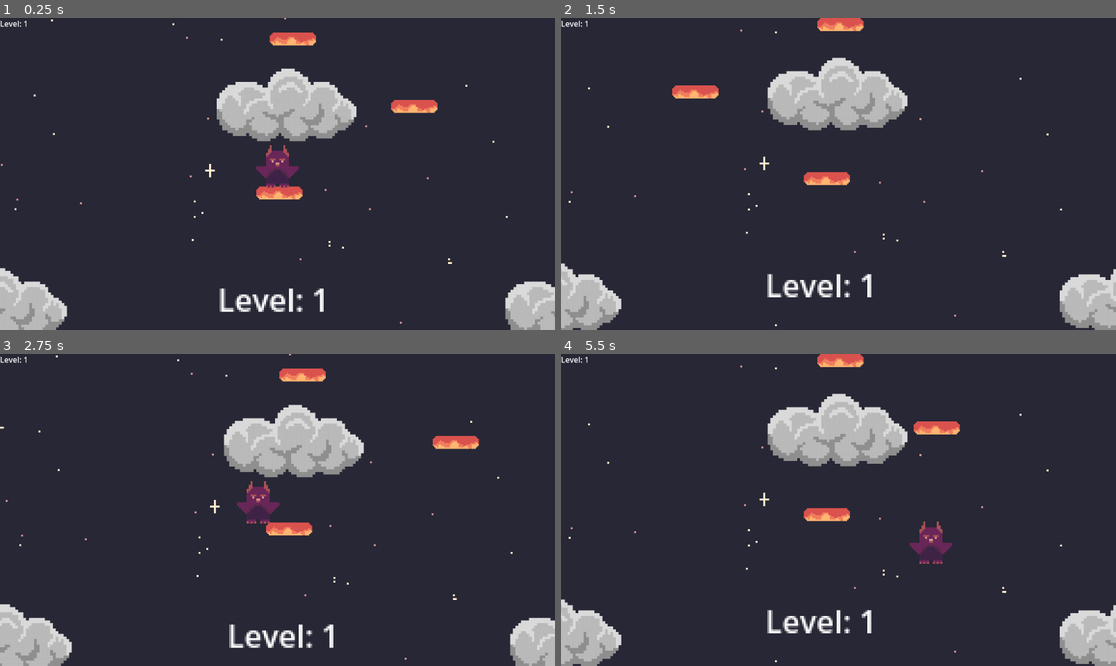
Above: before the commit, frames 1-4 (two rows, left to right).
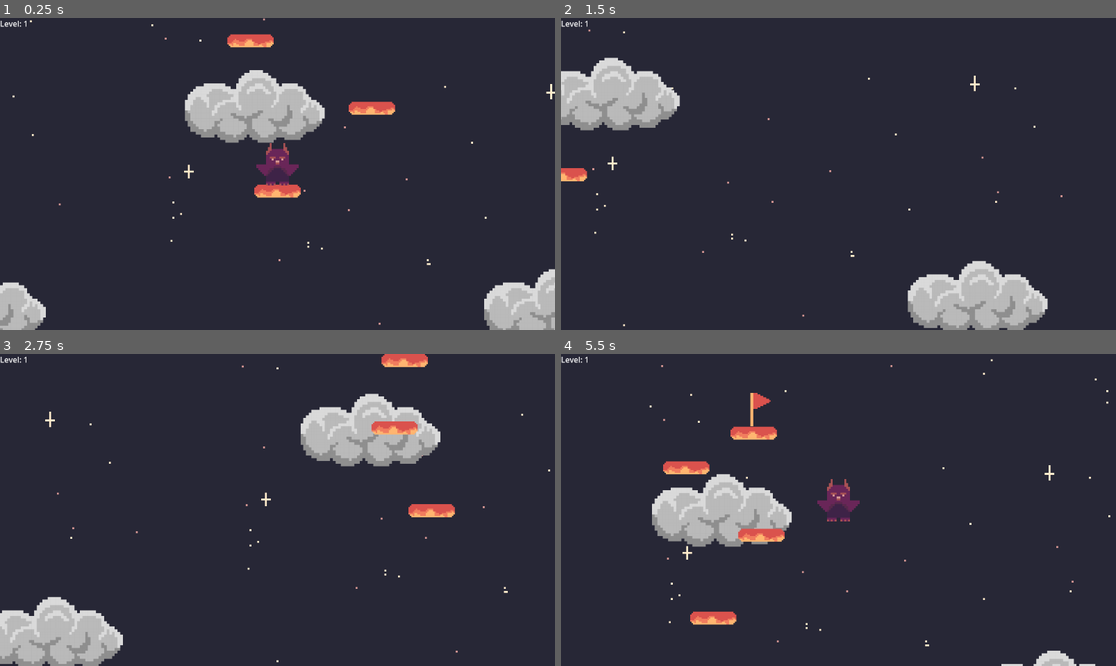
Above: after the commit, the same moments.

Repository: a-dughi/Custom-Office-Templates
Game: Godot game, scene res://Scenes/game.tscn
Same seed, same stepped clock (60 frames per second), same inputs: the game is played once before the commit and once after it.
Inputs:
- Up to frame 1 (0.25 s): no input
- Up to frame 2 (1.5 s): tap Enter (ui_accept) at 0.5, 0.6 s; hold Right (right, bound only before the commit) from 0.53 s (still down); tap Up (jump, bound only before the commit) at 0.77, 0.8, 1.07, 1.35 s
- Up to frame 3 (2.75 s): tap Up (jump, bound only before the commit) at 1.52, 1.82, 2.3 s; tap Enter (ui_accept) at 1.55, 2.1 s; release Right (right, bound only before the commit) at 2.03 s; hold Left (left, bound only before the commit) from 2.03 s (still down)
- Up to frame 4 (5.5 s): release Left (left, bound only before the commit) at 2.78 s; hold Right (right, bound only before the commit) 2.78-4.28 s; tap Enter (ui_accept) at 2.85, 4.35, 5.1 s; tap Up (jump, bound only before the commit) at 3.02, 3.32, 3.6, 3.77, 4.07, 4.52, 4.82, 5.3 s; hold Left (left, bound only before the commit) 4.28-5.03 s; hold Right (right, bound only before the commit) from 5.03 s (still down)

The runs differ from the first frame. In frame 1, 8.6% of the frame differs, in the area x 0-100%, y 0-100%; in frame 2, 18%; in frame 3, 13%; in frame 4, 16%.

Commit message:
Revert "levels by elevation"
This reverts commit 184289e5e1979bac08e3f3653393a790c0620f8e.

Diff:
--- a/Scenes/character_body_2d.tscn
+++ b/Scenes/character_body_2d.tscn
@@ -6,7 +6,7 @@
 [sub_resource type="RectangleShape2D" id="RectangleShape2D_gfmi6"]
 size = Vector2(11, 11)
 
-[node name="character" type="CharacterBody2D" groups=["player"]]
+[node name="character" type="CharacterBody2D"]
 z_index = 5
 script = ExtResource("1_yc67e")
 
--- /dev/null
+++ b/Scenes/game.gd
@@ -0,0 +1,62 @@
+extends Node2D
+
+var block = preload("res://Scenes/animatable_body_2d.tscn")
+#var movingBlock = preload("res://Scenes/movingBlock.tscn")
+var xPos = []
+var yPos = []
+var numLevels = 1
+#figure out how to bypass the first thing, figure out array access issue
+# Called when the node enters the scene tree for the first time.
+
+func _ready():
+
+
+	# Replace with function body.
+
+		for i in range(10):
+			var new_block = block.instantiate()
+
+			new_block.global_position.x = xPos[i] #randf_range(-100, 100)
+			new_block.global_position.y = yPos[i] #randf_range(-100, 100)
+
+			self.add_child(new_block)
+
+		#for i in range(10):
+			#var newBlock = movingBlock.instantiate()
+			#newBlock.global_position.x = randf_range(0,1152)
+			#newBlock.global_position.y = randf_range(200, 300)
+
+			#self.add_child(newBlock)
+
+func _position():
+
+	for i in range(numLevels):
+		var j = 0
+		while j<20:
+			var xTemp = randf_range(400, 1000)
+			var yTemp = randf_range(200, 500)
+			var present = false
+			for k in range(xPos.size()):
+				var xPrev = xPos[k]
+				var yPrev = yPos[k]
+				if (xTemp+50==xPrev) || (xTemp-50==xPrev) || (yTemp+50 ==yPrev) || (yTemp-50==yPrev):
+					present = true
+			if present:
+				pass
+			else:
+				xPos.insert(j*i, xTemp)
+				yPos.insert(j*i, yTemp)
+				j = j+1
+
+
+# Called every frame. 'delta' is the elapsed time since the previous frame.
+func _process(_delta):
+
+	#for i in range(20):
+		#var new_block = block.instantiate()
+			#
+		#new_block.global_position.x = randf_range(0, 200)
+		#new_block.global_position.y = randf_range(-100, 100)
+			#
+		#self.add_child(new_block)
+	pass
--- a/Scenes/game.tscn
+++ b/Scenes/game.tscn
@@ -1,10 +1,14 @@
-[gd_scene load_steps=10 format=3 uid="uid://c54ii8euffkpg"]
+[gd_scene load_steps=13 format=3 uid="uid://c54ii8euffkpg"]
 
 [ext_resource type="PackedScene" uid="uid://bdn8r48mnqneo" path="res://Scenes/character_body_2d.tscn" id="1_7cwqa"]
+[ext_resource type="Script" path="res://Scenes/gameManager.gd" id="1_qglkv"]
 [ext_resource type="PackedScene" uid="uid://b1crmceooylof" path="res://Scenes/animatable_body_2d.tscn" id="2_de25m"]
 [ext_resource type="Script" path="res://Scripts/Camera2D.gd" id="2_f7mx7"]
 [ext_resource type="PackedScene" uid="uid://bivvwdvt787qe" path="res://Scenes/dying.tscn" id="3_kdog2"]
 [ext_resource type="PackedScene" uid="uid://bthdyalhmnhku" path="res://Scenes/parallax_background.tscn" id="5_cf0hu"]
+[ext_resource type="PackedScene" uid="uid://jgymm2mnq2ri" path="res://Scenes/next_level.tscn" id="6_yk1nu"]
+
+[sub_resource type="GDScript" id="GDScript_v4k2l"]
 
 [sub_resource type="WorldBoundaryShape2D" id="WorldBoundaryShape2D_ibpcu"]
 
@@ -47,26 +51,28 @@
 }
 
 [node name="game" type="Node2D"]
+script = SubResource("GDScript_v4k2l")
+
+[node name="gameManager" type="Node" parent="."]
+unique_name_in_owner = true
+script = ExtResource("1_qglkv")
+
+[node name="CanvasLayer" type="CanvasLayer" parent="gameManager"]
+
+[node name="Level" type="Label" parent="gameManager/CanvasLayer"]
+offset_right = 40.0
+offset_bottom = 23.0
+text = "Level: 1"
 
 [node name="CharacterBody2D" parent="." instance=ExtResource("1_7cwqa")]
-position = Vector2(-1, 53)
+position = Vector2(21, 50)
 
 [node name="Camera2D" type="Camera2D" parent="CharacterBody2D"]
-position = Vector2(0, -7)
+position = Vector2(0, -6)
 zoom = Vector2(4, 4)
-limit_left = -150
-limit_right = 150
 limit_bottom = 136
 limit_smoothed = true
-editor_draw_limits = true
 script = ExtResource("2_f7mx7")
-
-[node name="CanvasLayer" type="CanvasLayer" parent="CharacterBody2D"]
-
-[node name="Level" type="Label" parent="CharacterBody2D/CanvasLayer"]
-offset_right = 40.0
-offset_bottom = 23.0
-text = "Level: 0"
 
 [node name="dying" parent="." instance=ExtResource("3_kdog2")]
 position = Vector2(-30, 99)
@@ -76,7 +82,7 @@
 shape = SubResource("WorldBoundaryShape2D_ibpcu")
 
 [node name="AnimatableBody2D" parent="." instance=ExtResource("2_de25m")]
-position = Vector2(0, 57)
+position = Vector2(21, 55)
 
 [node name="AnimatableBody2D2" parent="." instance=ExtResource("2_de25m")]
 position = Vector2(94, 12)
@@ -91,31 +97,9 @@
 position = Vector2(7, -23)
 
 [node name="AnimatableBody2D4" parent="." instance=ExtResource("2_de25m")]
-position = Vector2(42, -51)
+position = Vector2(42, -41)
 
 [node name="ParallaxBackground" parent="." instance=ExtResource("5_cf0hu")]
 
-[node name="Node" type="Node" parent="."]
-
-[node name="Level 1" type="Label" parent="Node"]
-z_index = -10
-offset_left = -32.0
-offset_top = 101.0
-offset_right = 26.0
-offset_bottom = 124.0
-size_flags_horizontal = 3
-size_flags_vertical = 10
-text = "Level: 1"
-horizontal_alignment = 1
-
-[node name="Level 2" type="Label" parent="Node"]
-z_index = -10
-offset_left = -31.0
-offset_top = -76.0
-offset_right = 27.0
-offset_bottom = -53.0
-size_flags_horizontal = 3
-size_flags_vertical = 10
-text = "Level: 2"
-horizontal_alignment = 1
-metadata/_edit_use_anchors_ = true
+[node name="NextLevel" parent="." instance=ExtResource("6_yk1nu")]
+position = Vector2(50, -48)
--- /dev/null
+++ b/Scenes/gameManager.gd
@@ -0,0 +1,8 @@
+extends Node
+
+
+var level = 1
+@onready var level_text = $CanvasLayer/Level
+func add_level():
+	level += 1
+	level_text.text = "Level: " + str(level)
--- a/Scenes/next_level.tscn
+++ b/Scenes/next_level.tscn
@@ -1,25 +1,13 @@
 [gd_scene load_steps=4 format=3 uid="uid://jgymm2mnq2ri"]
 
 [ext_resource type="Texture2D" uid="uid://bv6bdbs06uq2k" path="res://Assets/pixilart-drawing (6).png" id="1_4isha"]
-
-[sub_resource type="GDScript" id="GDScript_q31t4"]
-script/source = "extends Area2D
-
-@onready var game_manager = $\"../gameManager\"
-
-var levelNumber = 1
-
-func _on_body_entered(player):
-	pass
-	#game_manager.add_level()
-
-"
+[ext_resource type="Script" path="res://Scripts/next_level.gd" id="1_omi4l"]
 
 [sub_resource type="RectangleShape2D" id="RectangleShape2D_vtd8b"]
-size = Vector2(27, 51.5)
+size = Vector2(5, 16)
 
 [node name="Area2D" type="Area2D"]
-script = SubResource("GDScript_q31t4")
+script = ExtResource("1_omi4l")
 
 [node name="Sprite2D" type="Sprite2D" parent="."]
 scale = Vector2(0.75, 0.75)
@@ -27,7 +15,7 @@
 
 [node name="CollisionShape2D" type="CollisionShape2D" parent="."]
 z_index = -5
-position = Vector2(-7.5, -21.25)
+position = Vector2(-7.5, -5)
 shape = SubResource("RectangleShape2D_vtd8b")
 
 [connection signal="body_entered" from="." to="." method="_on_body_entered"]
--- a/Scripts/character_body_2d.gd
+++ b/Scripts/character_body_2d.gd
@@ -3,36 +3,26 @@
 
 const SPEED = 150.0
 const JUMP_VELOCITY = -300.0
-var characterPos = global_position.y
+
 # Get the gravity from the project settings to be synced with RigidBody nodes.
 var gravity = ProjectSettings.get_setting("physics/2d/default_gravity")
 
 
 func _physics_process(delta):
-	characterPos = global_position.y
-	add_level()
 	# Add the gravity.
 	if not is_on_floor():
 		velocity.y += gravity * delta
 
 	# Handle jump.
-	if Input.is_action_just_pressed("jump") and is_on_floor():
+	if Input.is_action_just_pressed("ui_accept") and is_on_floor():
 		velocity.y = JUMP_VELOCITY
 
 	# Get the input direction and handle the movement/deceleration.
 	# As good practice, you should replace UI actions with custom gameplay actions.
-	var direction = Input.get_axis("left", "right")
+	var direction = Input.get_axis("ui_left", "ui_right")
 	if direction:
 		velocity.x = direction * SPEED
 	else:
 		velocity.x = move_toward(velocity.x, 0, SPEED)
 
 	move_and_slide()
-
-@onready var level_text = $CanvasLayer/Level
-
-func add_level():
-	if characterPos > -50 && characterPos < 100:
-			level_text.text = "Level: 1"
-	if characterPos > -150 && characterPos < -50:
-			level_text.text = "Level: 2"
--- /dev/null
+++ b/Scripts/next_level.gd
@@ -0,0 +1,8 @@
+extends Area2D
+
+@onready var game_manager = $"../gameManager"
+
+var levelNumber = 1
+
+func _on_body_entered(body):
+	game_manager.add_level()
--- a/project.godot
+++ b/project.godot
@@ -15,28 +15,6 @@
 config/features=PackedStringArray("4.2", "Forward Plus")
 config/icon="res://icon.svg"
 
-[input]
-
-jump={
-"deadzone": 0.5,
-"events": [Object(InputEventKey,"resource_local_to_scene":false,"resource_name":"","device":0,"window_id":0,"alt_pressed":false,"shift_pressed":false,"ctrl_pressed":false,"meta_pressed":false,"pressed":false,"keycode":0,"physical_keycode":4194320,"key_label":0,"unicode":0,"echo":false,"script":null)
-, Object(InputEventKey,"resource_local_to_scene":false,"resource_name":"","device":-1,"window_id":0,"alt_pressed":false,"shift_pressed":false,"ctrl_pressed":false,"meta_pressed":false,"pressed":false,"keycode":0,"physical_keycode":87,"key_label":0,"unicode":119,"echo":false,"script":null)
-, Object(InputEventKey,"resource_local_to_scene":false,"resource_name":"","device":-1,"window_id":0,"alt_pressed":false,"shift_pressed":false,"ctrl_pressed":false,"meta_pressed":false,"pressed":false,"keycode":0,"physical_keycode":32,"key_label":0,"unicode":32,"echo":false,"script":null)
-]
-}
-left={
-"deadzone": 0.5,
-"events": [Object(InputEventKey,"resource_local_to_scene":false,"resource_name":"","device":-1,"window_id":0,"alt_pressed":false,"shift_pressed":false,"ctrl_pressed":false,"meta_pressed":false,"pressed":false,"keycode":0,"physical_keycode":4194319,"key_label":0,"unicode":0,"echo":false,"script":null)
-, Object(InputEventKey,"resource_local_to_scene":false,"resource_name":"","device":-1,"window_id":0,"alt_pressed":false,"shift_pressed":false,"ctrl_pressed":false,"meta_pressed":false,"pressed":false,"keycode":0,"physical_keycode":65,"key_label":0,"unicode":97,"echo":false,"script":null)
-]
-}
-right={
-"deadzone": 0.5,
-"events": [Object(InputEventKey,"resource_local_to_scene":false,"resource_name":"","device":-1,"window_id":0,"alt_pressed":false,"shift_pressed":false,"ctrl_pressed":false,"meta_pressed":false,"pressed":false,"keycode":0,"physical_keycode":4194321,"key_label":0,"unicode":0,"echo":false,"script":null)
-, Object(InputEventKey,"resource_local_to_scene":false,"resource_name":"","device":-1,"window_id":0,"alt_pressed":false,"shift_pressed":false,"ctrl_pressed":false,"meta_pressed":false,"pressed":false,"keycode":0,"physical_keycode":68,"key_label":0,"unicode":100,"echo":false,"script":null)
-]
-}
-
 [rendering]
 
 textures/canvas_textures/default_texture_filter=0
Not shown, removed: Assets/font.html
